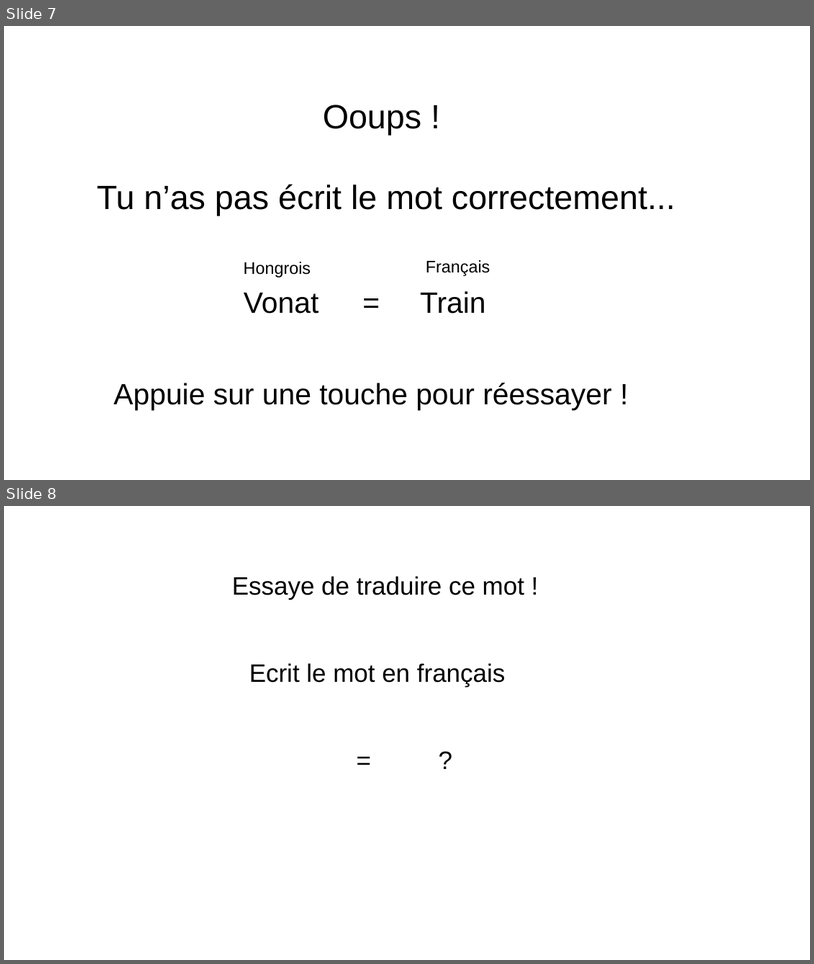
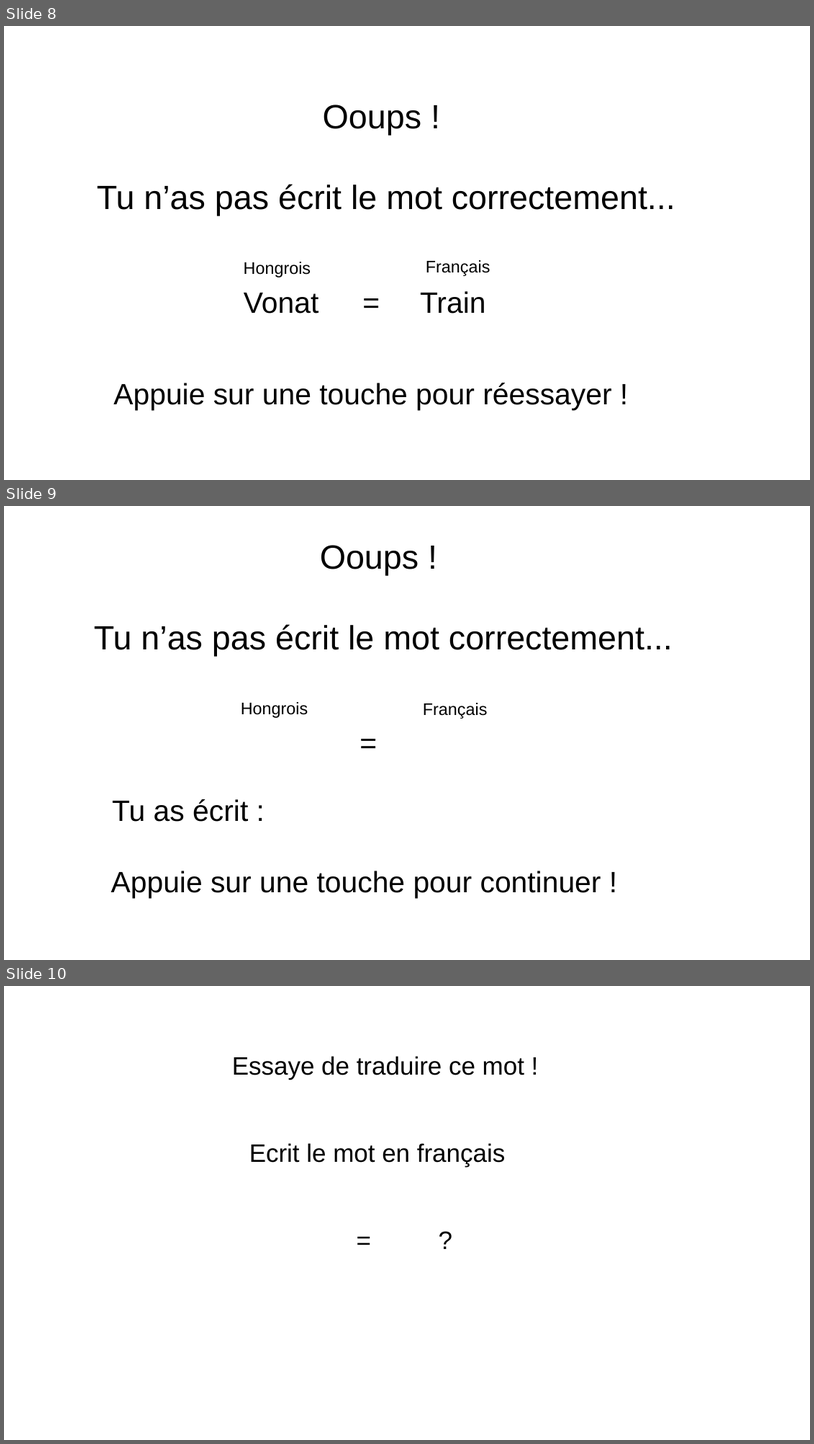
Before and after one commit to AlessandroCuozzo/Psycho, a slide deck: images/Images NEW.pptx. Shown one above the other, each under a label of ours: slides 7 and 8 before the commit, slides 8, 9 and 10 after it. The pictures are 814x964 and 814x1444 pixels, drawn with LibreOffice and Linux fonts; fonts in the diff are those of the drawing. Boxes give left, top, right and bottom in pixels: in the first picture for what was removed or moved away, otherwise in the second. Text is boxed around its words. In the diff, an @@ line names an element or a change of style, - is before the commit and + after.

Commit message:
correct feedback text position

```diff
--- a/images/Images NEW.pptx
+++ b/images/Images NEW.pptx
@@ slide 9 added at [4, 506, 810, 960], background #FFFFFF @@
@@ text added at [94, 545, 673, 656], 40 pt, text #000000 @@
+Ooups !
+Tu n’as pas écrit le mot correctement...
@@ text added at [241, 702, 308, 718], 20 pt, text #000000 @@
+Hongrois
@@ text added at [354, 721, 383, 762], 35 pt, text #000000 @@
+=
@@ text added at [423, 703, 488, 718], 20 pt, text #000000 @@
+Français
@@ text added at [112, 799, 248, 821], 35 pt, text #000000 @@
+Tu as écrit :
@@ text added at [111, 870, 602, 898], 35 pt, text #000000 @@
+Appuie sur une touche pour continuer !
@@ what was slide 7 is now slide 8 @@
@@ what was slide 8 is now slide 10 @@
```
Also in this commit, not shown: 1 other slide added, 5 other files.
